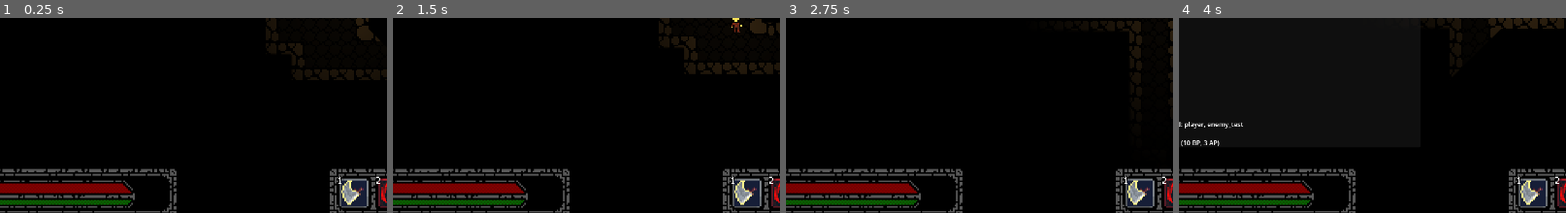
Above: before the commit, frames 1-4 (left to right).
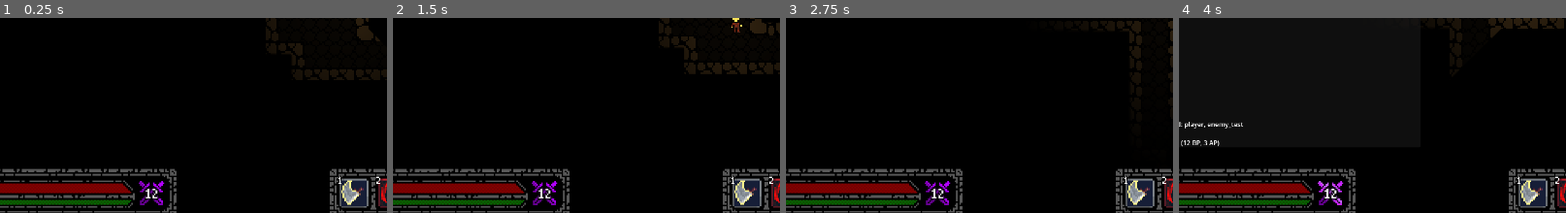
Above: after the commit, the same moments.

Repository: E-Rodowicz/Project-Fantasy
Game: Godot game, scene res://scenes/levels/test_area.tscn
The game is run twice, just before and just after one commit, with the same random seed, the same clock (stepped at 60 frames per second) and the same inputs.
Inputs:
- Up to frame 1 (0.25 s): no input
- Up to frame 2 (1.5 s): tap Enter at 0.5 s; hold Right (ui_right) 0.53-1.28 s; tap 0 (ability_0) at 0.6 s; tap Space (precise_move) at 1.25 s; hold Down (ui_down) from 1.28 s (still down); tap 1 (ability_1) at 1.35 s
- Up to frame 3 (2.75 s): release Down (ui_down) at 2.03 s; hold Right (ui_right) from 2.03 s (still down); tap 2 (ability_2) at 2.1 s
- Up to frame 4 (4 s): release Right (ui_right) at 2.78 s; hold Up (ui_up) 2.78-3.53 s; tap 3 (ability_3) at 2.85 s; hold Left (ui_left) from 3.53 s (still down); tap 4 (ability_4) at 3.6 s
The pictures show only the part of the screen within x 6-56%, y 48-98%; the shares and areas given below are measured in that part.

The runs differ from the first frame. In frame 1, 0.4% of the frame differs, in the area x 35-43%, y 83-97%; in frame 2, 0.4%; in frame 3, 0.4%; in frame 4, 0.5%, in the area x 2-43%, y 62-97%.

Commit message:
Completed BP system, started working on AP
Completed BP icon, which displays a different image when its full vs empty, and which displays a shining animation when a BP-using ability is selected. Added crossfades to the full>empty change and added dynamic labels to show how much bp is left, as well as crossfades to those label changes as well. Added a red flash for when an ability is pressed but BP is empty. Also made sure animation resets when deselecting a bp ability and starts anew when selecting it again, but does not do so when cycling through bp abilites one after the other.

Diff:
--- a/scenes/gui/player_hud_v_2.gd
+++ b/scenes/gui/player_hud_v_2.gd
@@ -1,5 +1,8 @@
 extends CanvasLayer
 
+enum ApState { FULL, SELECT, USED, DEPLETED, REFILL }
+
+# Onready's.
 @onready var hp_bar: TextureProgressBar = $StatusBar_bg/hp_bar
 @onready var mp_bar: TextureProgressBar = $StatusBar_bg/mp_bar
 @onready var mp_bar_preview: TextureProgressBar = $StatusBar_bg/mp_bar_preview
@@ -7,6 +10,7 @@
 @onready var bp_icon: Sprite2D = $StatusBar_bg/bp_icon
 @onready var bp_label: Label = $StatusBar_bg/bp_label
 
+# Preloads.
 var mp_flash_sheet: Texture2D = preload("res://assets/sprites/gui/status_bar/status_bar_mp_animated-sheet.png")
 var hp_damage_texture: Texture2D = preload("res://assets/sprites/gui/status_bar/status_bar_hp_hit.png")
 var hp_heal_texture: Texture2D = preload("res://assets/sprites/gui/status_bar/status_bar_hp_heal.png")
@@ -14,6 +18,7 @@
 var bp_inactive_texture: Texture2D = preload("res://assets/sprites/gui/status_bar/status_bar_bp_empty.png")
 var bp_shine_sheet: Texture2D = preload("res://assets/sprites/gui/status_bar/status_bar_bp_full-sheet.png")
 
+# Basic vars.
 var mp_flash_frames: Array = []
 var mp_flash_frame: int = 0
 var mp_flash_timer: float = 0.0
@@ -21,22 +26,40 @@
 var mp_drain_timer: float = 0.0
 var mp_display_current: int = 100
 var mp_display_timer: float = 0.0
+
 var hp_trail_current: int = 100
 var hp_drain_timer: float = 0.0
 var hp_drain_delay: float = 0.0
 var hp_display_current: int = 100
 var hp_is_healing: bool = false
+
 var bp_shine_frames: Array = []
 var bp_shine_frame: int = 0
 var bp_shine_timer: float = 0.0
-
+var bp_label_fade: Label = null
+var bp_previous_display: int = -1
+var bp_was_active: bool = true
+var bp_fading: bool = false
+var bp_icon_back: Sprite2D = null
+var bp_was_selected: bool = false
+var bp_shine_holding: bool = false
+var bp_shine_hold_timer: float = 0.0
+
+var ap_pips: Array = []
+var ap_pip_states: Array = []
+###############################################################
+
+# Consts.
 const HP_DRAIN_RATE: float = 0.04
 const HP_DRAIN_DELAY: float = 0.4
 const MP_DRAIN_RATE: float = 0.008
 const MP_FLASH_FRAME_COUNT: int = 8
 const MP_FLASH_FPS: float = 10.0
-const BP_SHINE_FRAME_COUNT: int = 7
+const BP_SHINE_FRAME_COUNT: int = 8
 const BP_SHINE_FPS: float = 10.0
+const BP_FADE_SPEED: float = 0.25
+const BP_ICON_FADE_SPEED: float = 0.15
+const BP_SHINE_HOLD: float = 0.35
 
 var hud_enabled: bool = true
 
@@ -58,6 +81,13 @@
 		atlas.atlas = bp_shine_sheet
 		atlas.region = Rect2(i * bp_frame_width, 0, bp_frame_width, bp_frame_height)
 		bp_shine_frames.append(atlas)
+
+	bp_label_fade = bp_label.duplicate()
+	bp_label.get_parent().add_child(bp_label_fade)
+	bp_label_fade.modulate = Color(1, 1, 1, 0)
+	bp_icon_back = bp_icon.duplicate()
+	bp_icon.get_parent().add_child(bp_icon_back)
+	bp_icon.get_parent().move_child(bp_icon_back, bp_icon.get_index())
 
 func _process(delta: float) -> void:
 	if not hud_enabled:
@@ -118,8 +148,6 @@
 	if BattleManager.active and BattleManager.player_turn != null:
 		bp_current = BattleManager.player_turn.bp_remaining
 
-	# This checks if a BP-using ability is selected (BP abilities always use 1 BP, but it is
-	# future-proofed in case that changes).
 	var bp_ability_selected: bool = false
 	if BattleManager.active and BattleManager.player_turn != null:
 		var active_slot: int = BattleManager.player_turn.active_hotbar_slot
@@ -132,8 +160,94 @@
 				var slot_cost: Dictionary = slot_ability.get("cost", {})
 				bp_ability_selected = slot_cost.has("bp")
 
-	# Shine animation when BP ability is selected and BP is available.
-	########################################################################
+	if not bp_ability_selected and bp_was_selected:
+		bp_shine_frame = 0
+		bp_shine_timer = 0.0
+		bp_shine_holding = false
+		bp_shine_hold_timer = 0.0
+	bp_was_selected = bp_ability_selected
+
+	# Fade purple to grey (or grey to purple) when BP state changes.
+	var bp_is_active: bool = bp_current > 0
+	if bp_is_active != bp_was_active:
+		bp_was_active = bp_is_active
+		bp_fading = true
+		var new_texture: Texture2D = bp_active_texture if bp_is_active else bp_inactive_texture
+		bp_icon_back.texture = bp_icon.texture
+		bp_icon_back.modulate.a = 1.0
+		bp_icon.texture = new_texture
+		bp_icon.modulate.a = 0.0
+		var crossfade_tween: Tween = create_tween()
+		crossfade_tween.set_parallel(true)
+		crossfade_tween.tween_property(bp_icon, "modulate:a", 1.0, BP_ICON_FADE_SPEED)
+		crossfade_tween.tween_property(bp_icon_back, "modulate:a", 0.0, BP_ICON_FADE_SPEED)
+		crossfade_tween.chain()
+		crossfade_tween.tween_callback(func(): bp_fading = false)
+
+	# Icon texture (shine, purple, or grey).
+	if not bp_fading:
+		if bp_ability_selected and bp_current > 0:
+			if bp_shine_holding:
+				bp_shine_hold_timer += delta
+				if bp_shine_hold_timer >= BP_SHINE_HOLD:
+					bp_shine_holding = false
+					bp_shine_hold_timer = 0.0
+					bp_shine_frame = 0
+			else:
+				bp_shine_timer += delta
+				if bp_shine_timer >= 1.0 / BP_SHINE_FPS:
+					bp_shine_timer -= 1.0 / BP_SHINE_FPS
+					bp_shine_frame += 1
+					if bp_shine_frame >= BP_SHINE_FRAME_COUNT:
+						bp_shine_frame = BP_SHINE_FRAME_COUNT - 1
+						bp_shine_holding = true
+						bp_shine_hold_timer = 0.0
+			bp_icon.texture = bp_shine_frames[bp_shine_frame]
+		else:
+			if bp_current > 0:
+				bp_icon.texture = bp_active_texture
+			else:
+				bp_icon.texture = bp_inactive_texture
+
+	# Label fades between values like SC charges on hotbar.
+	var bp_label_target: int = bp_current if bp_current > 1 else 0
+	if bp_label_target != bp_previous_display:
+		if bp_previous_display > 1 and bp_label_target > 1:
+			# Both visible: crossfade old value out, new value in.
+			bp_label_fade.text = str(bp_previous_display)
+			bp_label_fade.modulate = Color(1, 1, 1, 1)
+			var out_tween: Tween = create_tween()
+			out_tween.tween_property(bp_label_fade, "modulate:a", 0.0, BP_FADE_SPEED)
+			bp_label.text = str(bp_label_target)
+			bp_label.modulate = Color(1, 1, 1, 0)
+			bp_label.visible = true
+			var in_tween: Tween = create_tween()
+			in_tween.tween_property(bp_label, "modulate:a", 1.0, BP_FADE_SPEED)
+		elif bp_label_target > 1:
+			# Was hidden, now visible: fade in.
+			bp_label.text = str(bp_label_target)
+			bp_label.modulate = Color(1, 1, 1, 0)
+			bp_label.visible = true
+			var in_tween: Tween = create_tween()
+			in_tween.tween_property(bp_label, "modulate:a", 1.0, BP_FADE_SPEED)
+		else:
+			# Was visible, now hidden: fade out.
+			var out_tween: Tween = create_tween()
+			out_tween.tween_property(bp_label, "modulate:a", 0.0, BP_FADE_SPEED)
+			out_tween.tween_callback(func(): bp_label.visible = false)
+		bp_previous_display = bp_label_target
+
+	# Label colour: bright when BP ability selected, dim otherwise.
+	if bp_ability_selected:
+		bp_label.self_modulate = Color.WHITE
+		bp_label_fade.self_modulate = Color.WHITE
+	else:
+		bp_label.self_modulate = Color(0.9, 0.9, 0.9)
+		bp_label_fade.self_modulate = Color(0.9, 0.9, 0.9)
+	# Shake + red pulse on BP rejection
+	if BattleManager.bp_rejected:
+		BattleManager.bp_rejected = false
+		_bp_shake()
 
 	# MP
 	var max_mp: int = PlayerData.get_max_mp()
@@ -175,7 +289,7 @@
 	else:
 		mp_display_timer = 0.0
 
-	# Preview bar: snaps during planning, drains toward green, tracks green when matched
+	# Preview bar snaps during planning, drains toward green, tracks green when matched.
 	if planned_cost > 0:
 		mp_preview_current = mp_preview_target
 		mp_drain_timer = 0.0
@@ -201,3 +315,10 @@
 	else:
 		mp_flash_timer = 0.0
 		mp_flash_frame = 0
+
+func _bp_shake() -> void:
+	var flash_tween: Tween = create_tween()
+	flash_tween.tween_property(bp_icon, "modulate", Color(1.0, 0.0, 0.0, 1.0), 0.08)
+	flash_tween.tween_property(bp_icon, "modulate", Color.WHITE, 0.08)
+	flash_tween.tween_property(bp_icon, "modulate", Color(1.0, 0.0, 0.0, 1.0), 0.08)
+	flash_tween.tween_property(bp_icon, "modulate", Color.WHITE, 0.08)
--- a/scenes/gui/player_hud_v_2.tscn
+++ b/scenes/gui/player_hud_v_2.tscn
@@ -7,6 +7,13 @@
 [ext_resource type="Texture2D" uid="uid://b0ekw8ei735m" path="res://assets/sprites/gui/status_bar/status_bar_hp_hit.png" id="4_2ur1o"]
 [ext_resource type="Texture2D" uid="uid://d1f1crllm0snx" path="res://assets/sprites/gui/status_bar/status_bar_mp_empty.png" id="5_4hlvf"]
 [ext_resource type="Texture2D" uid="uid://b5sj8dldqt7g1" path="res://assets/sprites/gui/status_bar/status_bar_mp_full.png" id="6_2ur1o"]
+[ext_resource type="Texture2D" uid="uid://cqqffr6cca25m" path="res://assets/sprites/gui/status_bar/status_bar_bp_full.png" id="8_w7ua0"]
+[ext_resource type="FontFile" uid="uid://dj368wjpoum8l" path="res://assets/fonts/m3x6.ttf" id="9_w7ua0"]
+
+[sub_resource type="LabelSettings" id="LabelSettings_uukeg"]
+font = ExtResource("9_w7ua0")
+outline_size = 3
+outline_color = Color(0, 0, 0, 1)
 
 [node name="player_hud_v2" type="CanvasLayer" unique_id=348476759]
 script = ExtResource("1_hui0s")
@@ -69,8 +76,16 @@
 texture_progress = ExtResource("6_2ur1o")
 
 [node name="bp_icon" type="Sprite2D" parent="StatusBar_bg" unique_id=811886263]
+position = Vector2(119.5, 14.75)
+texture = ExtResource("8_w7ua0")
 
 [node name="bp_label" type="Label" parent="StatusBar_bg" unique_id=1314740067]
 layout_mode = 0
-offset_right = 40.0
-offset_bottom = 23.0
+offset_left = 114.97
+offset_top = 2.25
+offset_right = 124.97
+offset_bottom = 25.25
+scale = Vector2(1.01, 1.01)
+label_settings = SubResource("LabelSettings_uukeg")
+horizontal_alignment = 1
+vertical_alignment = 1
--- a/scripts/autoloaders/BattleManager.gd
+++ b/scripts/autoloaders/BattleManager.gd
@@ -10,6 +10,8 @@
 # mode and regular mode.
 var just_closed: bool = false
 var rejected_hotbar_slot: int = -1
+var bp_rejected: bool = false
+var ap_rejected_cost: int = 0
 
 func _ready() -> void:
 	process_mode = Node.PROCESS_MODE_ALWAYS
--- a/scripts/autoloaders/PlayerData.gd
+++ b/scripts/autoloaders/PlayerData.gd
@@ -48,7 +48,7 @@
 
 var max_hp: int = 30
 var current_hp: int = 30
-var bp_max: int = 10
+var bp_max: int = 12
 var ap_max: int = 0
 # Spell Charges. Per-ability charge pools for blue tree spells.
 # Key: ability_id (String), Value: current charges remaining (int).
--- a/scripts/combat/combatant_turn.gd
+++ b/scripts/combat/combatant_turn.gd
@@ -288,9 +288,11 @@
 		match resource:
 			"ap":
 				if ap_remaining < amount:
+					BattleManager.ap_rejected_cost = amount
 					return
 			"bp":
 				if bp_remaining < amount:
+					BattleManager.bp_rejected = true
 					return
 			"mp":
 				if mp_budget < amount:
@@ -1048,6 +1050,7 @@
 # Switch from movement planning into attack aiming.
 func _enter_attack_mode() -> void:
 	if bp_remaining <= 0:
+		BattleManager.bp_rejected = true
 		return
 	# Abandon any half-planned movement; choosing to attack is a different action.
 	waypoints.clear()
Binary file changed: assets/sprites/gui/status_bar/status_bar_ap_animated-sheet.png
Binary file changed: assets/sprites/gui/status_bar/status_bar_bp_full-sheet.png
